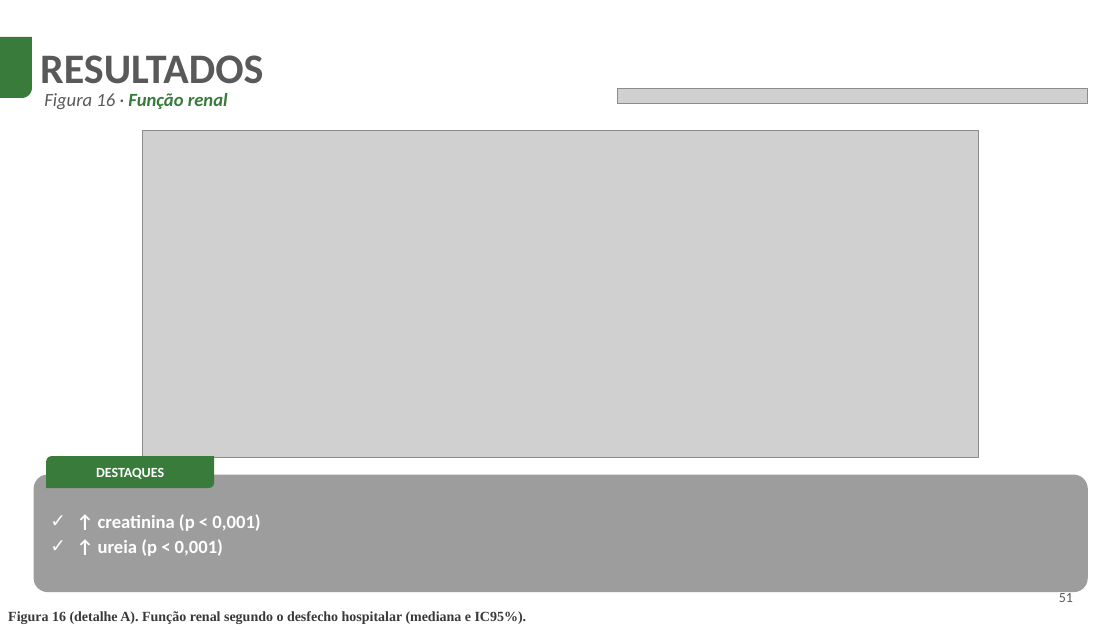
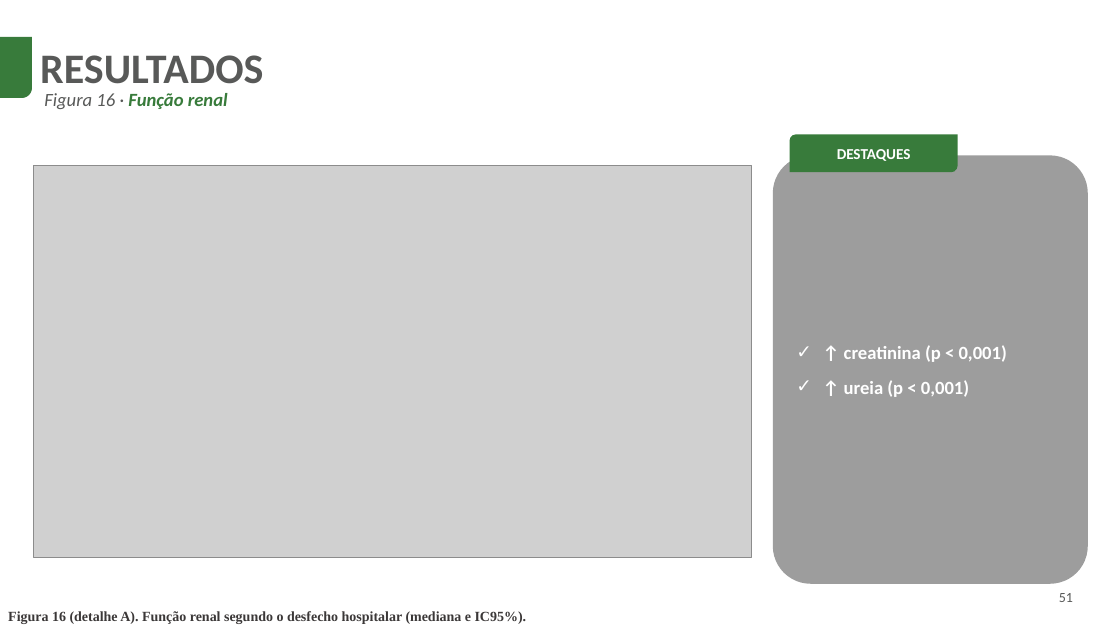
Before and after one commit to codespaperthesis/COVID-19-mortality-analysis, a slide deck: slide 51 of defesa/Defesa_Doutorado_zoom.pptx. Drawn at 1120x630 pixels with LibreOffice and Linux fonts; fonts in the diff are those of the drawing; grey boxes stand for pictures; background and template pictures are left out. Boxes give left, top, right and bottom in pixels: in the first picture for what was removed or moved away, otherwise in the second. Text is boxed around its words. In the diff, an @@ line names an element or a change of style, - is before the commit and + after.

```diff
--- a/defesa/Defesa_Doutorado_zoom.pptx
+++ b/defesa/Defesa_Doutorado_zoom.pptx
@@ picture removed at (618,88,1088,104) @@
@@ picture removed at (143,130,980,458) @@
@@ round diag rect "DESTAQUES": place and size @@
-round diag rect "DESTAQUES" at (46,456,214,488)
+round diag rect "DESTAQUES" at (790,134,958,172)
@@ round diag rect "DESTAQUES" at (790,134,958,172): size 12 to 13 pt @@
@@ picture added at (34,166,752,557) @@
@@ rounded rectangle "↑ creatinina (p < 0,001)": place and size @@
-rounded rectangle "↑ creatinina (p < 0,001)" at (34,475,1088,592)
+rounded rectangle "↑ creatinina (p < 0,001)" at (773,155,1088,584)
@@ rounded rectangle "↑ creatinina (p < 0,001)" at (773,155,1088,584): more space between paragraphs @@
```
Also in this commit, not shown: 10 other slides changed, 36 other files.
